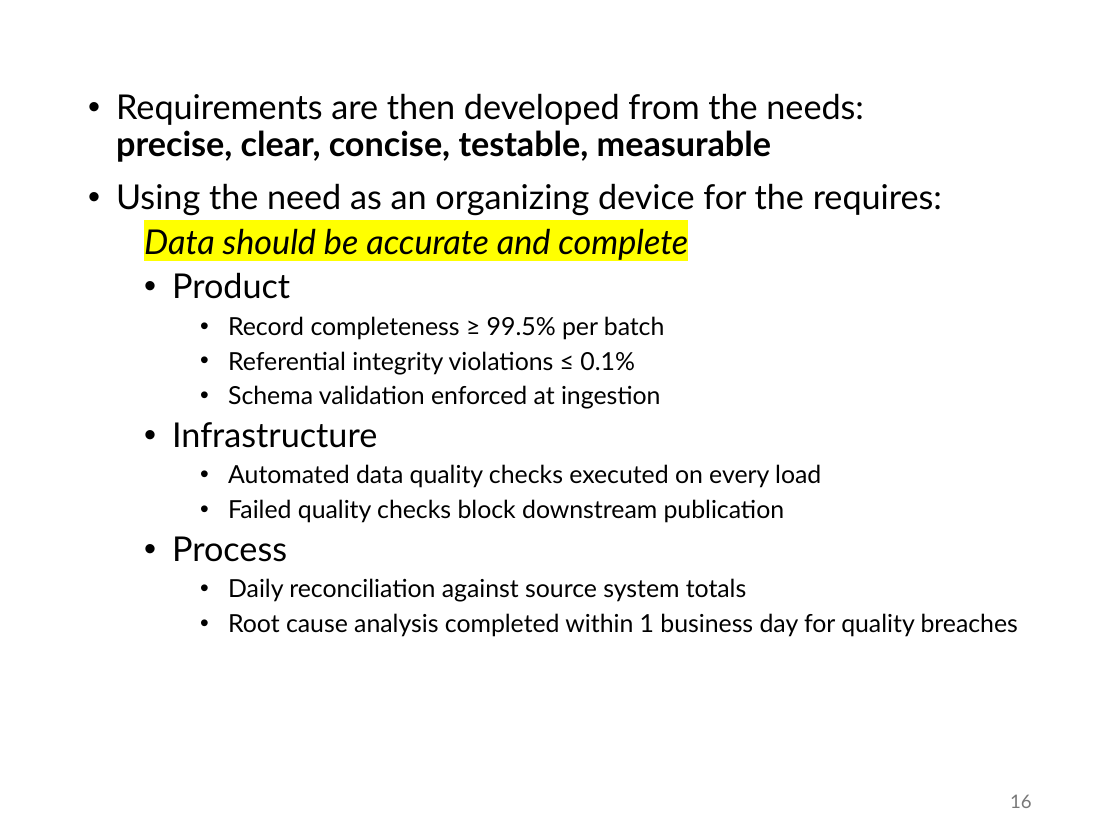
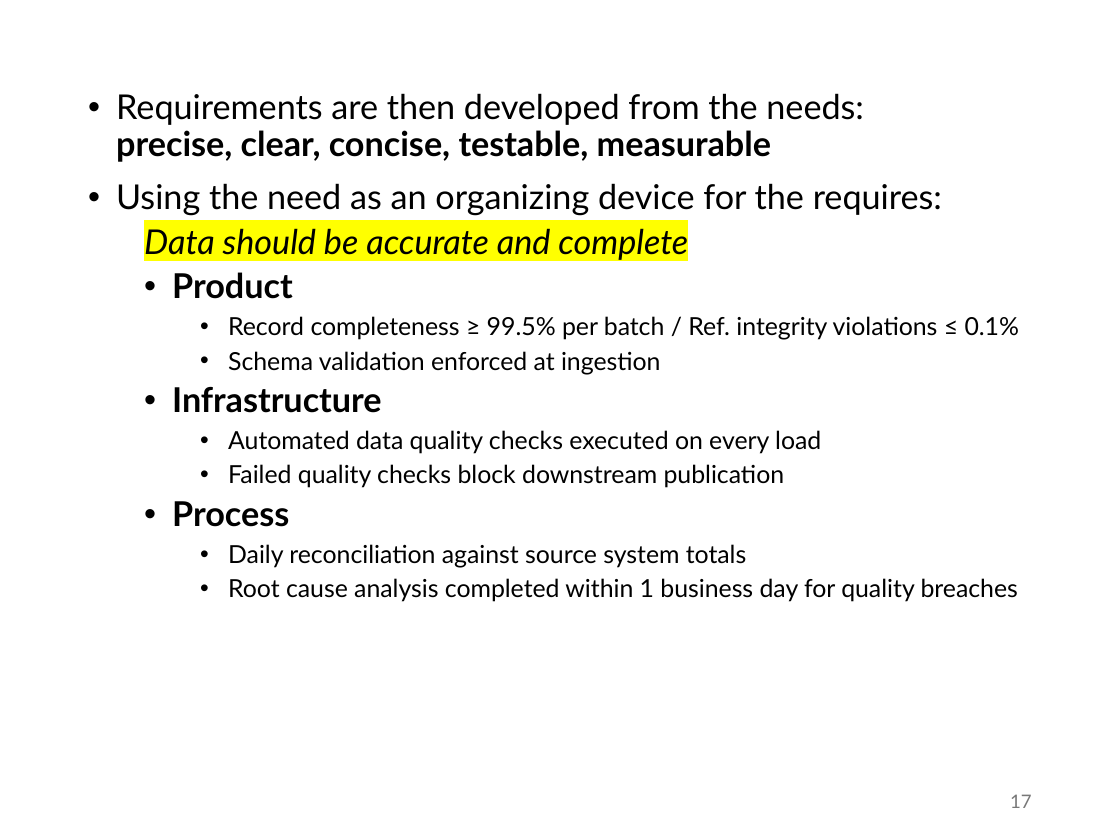
Before and after one commit to abuabara/abuabara.github.io, a slide deck: slide 17 of DAEN460S26/week6.pptx (slide 16 before the commit). Drawn at 1120x840 pixels with LibreOffice and Linux fonts; fonts in the diff are those of the drawing. Boxes give left, top, right and bottom in pixels: in the first picture for what was removed or moved away, otherwise in the second. Text is boxed around its words. In the diff, an @@ line names an element or a change of style, - is before the commit and + after.

```diff
--- a/DAEN460S26/week6.pptx
+++ b/DAEN460S26/week6.pptx
@@ text at (172, 272, 382, 527): bold on in "Product", "Infrastructure", "Process" @@
@@ text at (228, 316, 1020, 340): text changed @@
-    • Record completeness ≥ 99.5% per batch
-    • Referential integrity violations ≤ 0.1%
+    • Record completeness ≥ 99.5% per batch / Ref. integrity violations ≤ 0.1%
@@ page number at (1010, 794, 1032, 808): text changed @@
-16
+17
```
Also in this commit, not shown: 7 other slides changed, 2 slides added, 1 slide removed, 1 other file.
